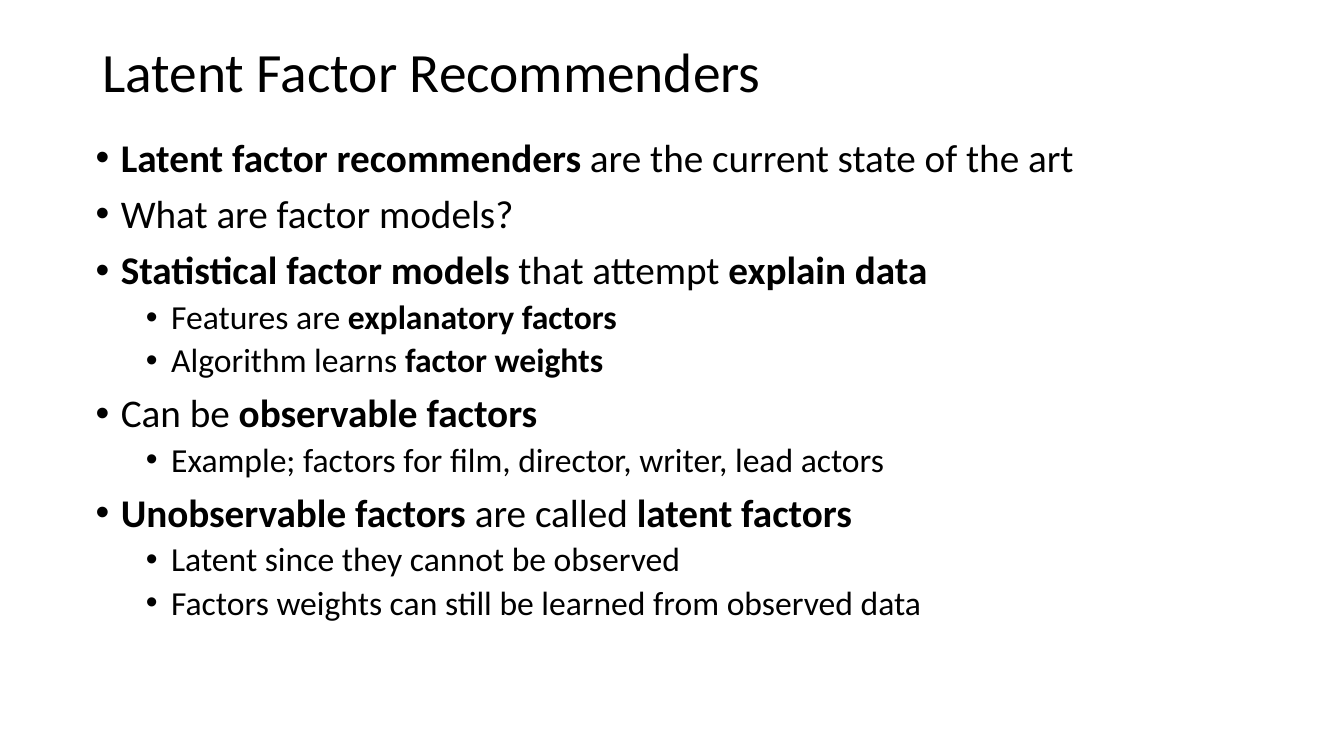
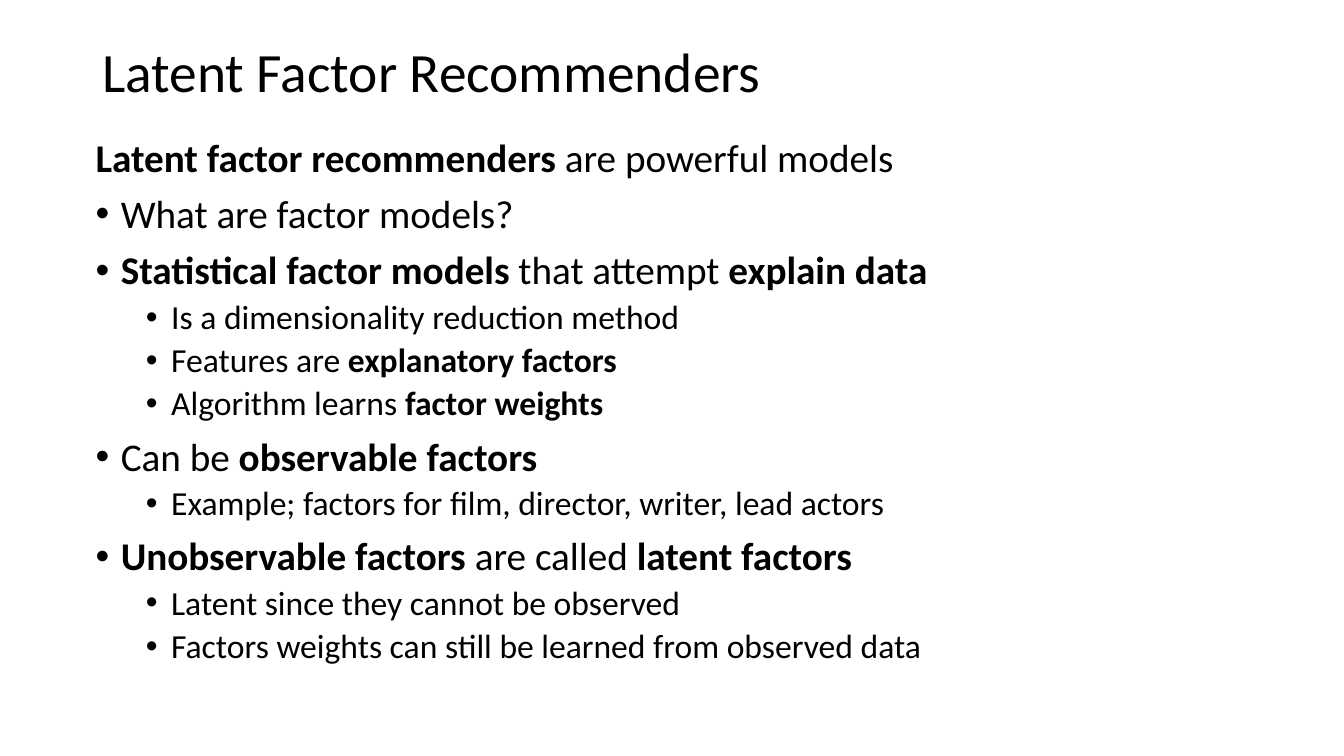
Before and after one commit to StephenElston/CSCI-E-108, a slide deck: slide 36 of slides/8_RecommenderSystems.pptx (slide 34 before the commit). Drawn at 1344x756 pixels with LibreOffice and Linux fonts; fonts in the diff are those of the drawing. Boxes give left, top, right and bottom in pixels: in the first picture for what was removed or moved away, otherwise in the second. Text is boxed around its words. In the diff, an @@ line names an element or a change of style, - is before the commit and + after.

```diff
--- a/slides/8_RecommenderSystems.pptx
+++ b/slides/8_RecommenderSystems.pptx
@@ text at <box>96,144,893,179</box>: text changed; bold on @@
-• Latent factor recommenders are the current state of the art
+Latent factor recommenders are powerful models
@@ text at <box>171,305,679,335</box>: paragraph added @@
+  • Is a dimensionality reduction method
```
Also in this commit, not shown: 30 other slides changed, 2 slides added, 2 other files.
